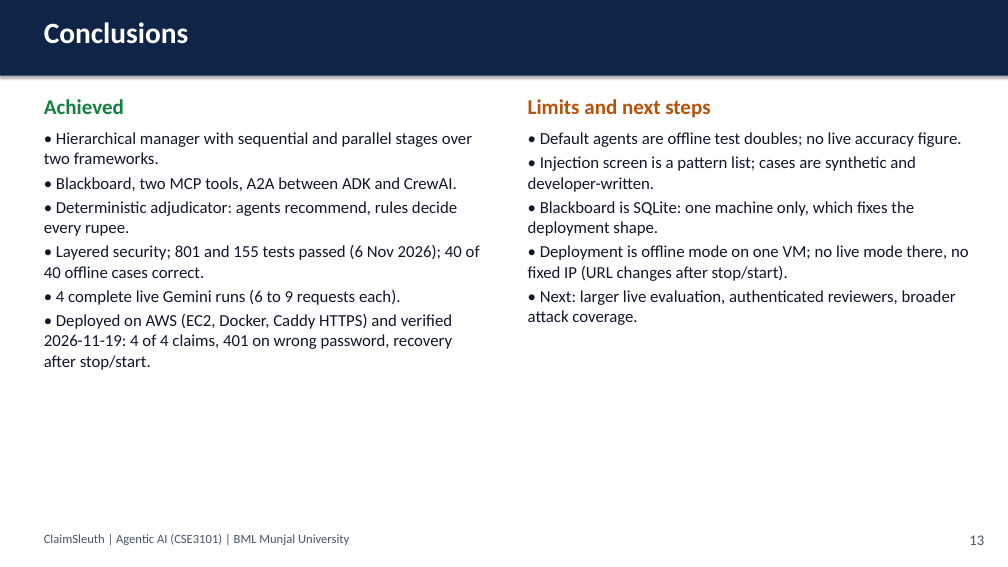
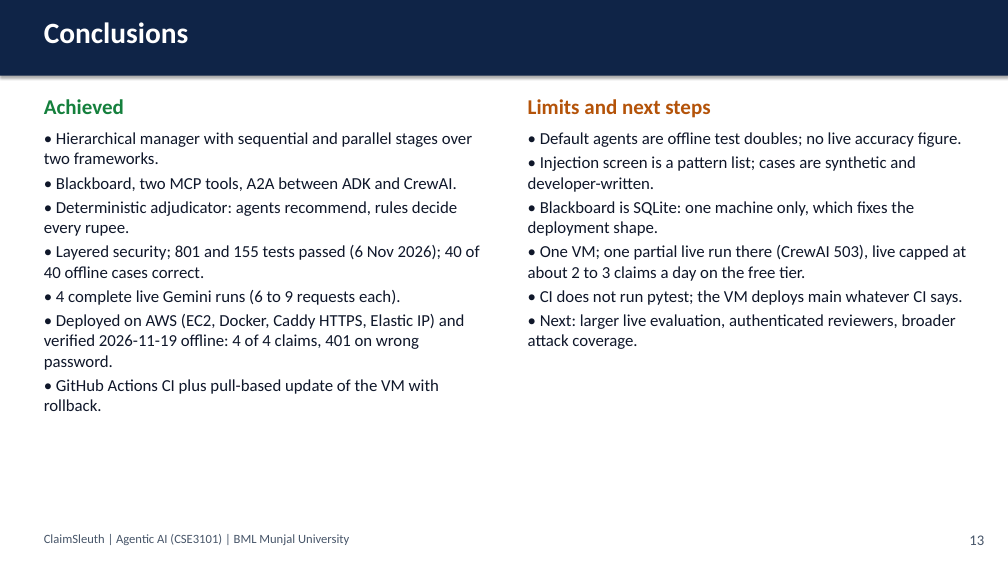
Before and after one commit to astitvasaxena/ClaimSleuth_simple, a slide deck: slide 14 of docs/submission/ClaimSleuth_Final_Presentation.pptx. Drawn at 1008x567 pixels with LibreOffice and Linux fonts; fonts in the diff are those of the drawing. Boxes give left, top, right and bottom in pixels: in the first picture for what was removed or moved away, otherwise in the second. Text is boxed around its words. In the diff, an @@ line names an element or a change of style, - is before the commit and + after.

Commit message:
Sync deliverables to live AWS deployment: Elastic IP, live mode, CI/CD docs, live-run evidence, deploy script fixes

```diff
--- a/docs/submission/ClaimSleuth_Final_Presentation.pptx
+++ b/docs/submission/ClaimSleuth_Final_Presentation.pptx
@@ text at <box>528,245,966,305</box>: text changed @@
-• Deployment is offline mode on one VM; no live mode there, no fixed IP (URL changes after stop/start).
+• One VM; one partial live run there (CrewAI 503), live capped at about 2 to 3 claims a day on the free tier.
+• CI does not run pytest; the VM deploys main whatever CI says.
@@ text at <box>44,314,465,411</box>: text changed @@
-• Deployed on AWS (EC2, Docker, Caddy HTTPS) and verified 2026-11-19: 4 of 4 claims, 401 on wrong password, recovery after stop/start.
+• Deployed on AWS (EC2, Docker, Caddy HTTPS, Elastic IP) and verified 2026-11-19 offline: 4 of 4 claims, 401 on wrong password.
+• GitHub Actions CI plus pull-based update of the VM with rollback.
```
Also in this commit, not shown: 4 other slides changed, 20 other files.
